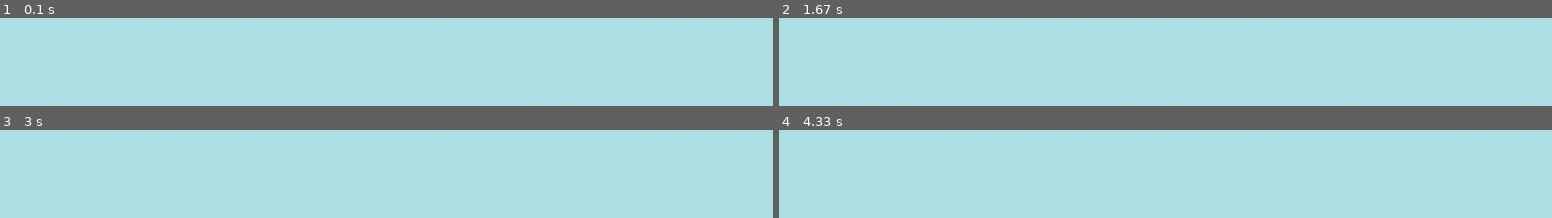
Above: before the commit, frames 1-4 (two rows, left to right).
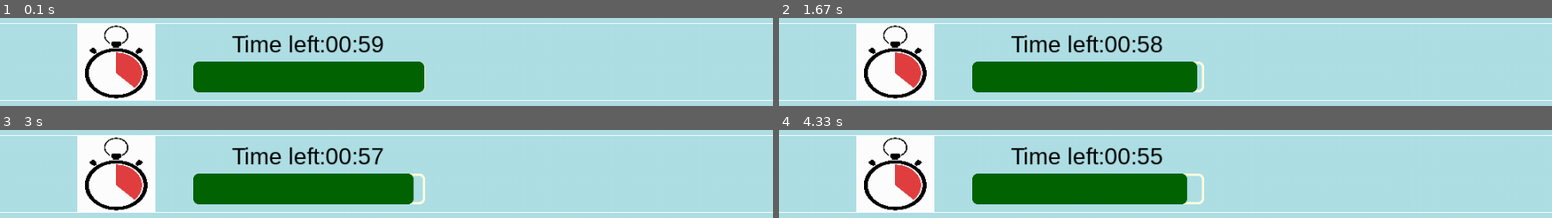
Above: after the commit, the same moments.

Repository: Michal1898/MM_Pygame
Game: pygame game, started from main.py
The game is run twice, just before and just after one commit, with the same random seed, the same clock (stepped at 60 frames per second) and the same inputs.
Inputs:
- Up to frame 1 (0.1 s): no input
- Up to frame 2 (1.67 s): no input
- Up to frame 3 (3 s): no input
- Up to frame 4 (4.33 s): no input

The runs differ from the first frame. In frame 1, 23% of the frame differs, in the area x 0-100%, y 5-95%; in frame 2, 23%; in frame 3, 22%; in frame 4, 22%.

Commit message:
time bar added

Diff:
--- a/main.py
+++ b/main.py
@@ -10,27 +10,80 @@
 attempt = 10  # you have 10 attempts
 value = 8  # value can be 1 , 2, 3, 4, 5, 6, 7
 digit = 5  # 5 digits of secret code
-time = 5  # 5 minutes to break code
+time = 1  # 1 minutes to break code. ONLY FOR TESTS!
 the_game = mm.MasterMind(attempt, value, digit, time)
 
 pygame.init()
 screen_width = 1000
 screen_height = 1000
 
+
+
 screen = pygame.display.set_mode((screen_width, screen_height))
-pygame.display.set_caption('Platformer')
+
+text_font = pygame.font.SysFont("Arial" ,30)
+
+
+pygame.display.set_caption('Master Mind')
 bg_color= 0xb0e0e6
+
+clock_img = pygame.image.load('images/stopwatch2.jpg')
+clock_img = pygame.transform.scale(clock_img, (100, 100))
+
+def draw_text(text, font, text_color, x, y):
+	img = font.render(text, True, text_color)
+	screen.blit(img, (x,y))
+
 run = True
-while run:
-
+while run and the_game.is_running():
 	screen.fill(bg_color)
 
+	time_for_game=the_game.return_time_for_game()
+	#print(time_for_game.total_seconds())
 
+	time_rest=the_game.return_rest_time()
+	#print(time_rest.total_seconds())
+	ratio=time_rest/time_for_game
+
+	time_rest_sec=time_rest.seconds
+	time_rest_h, remainder = divmod(time_rest.seconds, 3600)
+	time_rest_m, time_rest_s = divmod(remainder, 60)
+	if time_rest_h:
+		time_rest_text=f'Time left:{time_rest_h}:{time_rest_m:02d}:{time_rest_sec:02d}'
+	else:
+		time_rest_text = f'Time left:{time_rest_m:02d}:{time_rest_sec:02d}'
+	print(time_rest_text)
+
+	draw_text(time_rest_text, text_font, 0x000000, 300,210)
 
 	for event in pygame.event.get():
 		if event.type == pygame.QUIT:
 			run = False
 
+
+
+	if ratio > 0.90:
+		time_color = 0x006400
+	elif ratio > 0.80:
+		time_color = 0x3cb371
+	elif ratio > 0.60:
+		time_color = 0xadff2f
+	elif ratio > 0.40:
+		time_color = 0xff00ff
+	else:
+		time_color = 0xff4500
+
+	print(ratio, time_color, the_game.check_time_to_left())
+	pygame.draw.line(screen, (255, 255, 255), (100, 200), (100, 300))
+	pygame.draw.line(screen, (255, 255, 255), (200, 200), (200, 300))
+	pygame.draw.line(screen, (255, 255, 255), (0, 200), (screen_width, 200))
+	pygame.draw.line(screen, (255, 255, 255), (0, 300), (screen_width, 300))
+
+	screen.blit(clock_img, (100, 200))
+	pygame.draw.rect(screen, 0xffffe0	, (250, 250, 300, 40), width=3,border_radius=7)
+	pygame.draw.rect(screen, time_color, (250, 250, 300 * ratio, 40), width=0, border_radius=7)
+
+
 	pygame.display.update()
 
 pygame.quit()
--- a/mm_2_5/logic.py
+++ b/mm_2_5/logic.py
@@ -59,9 +59,9 @@
                 error_message = "Count of options out of range!"
             elif digit < self.limits("DIGIT_MIN") or digit > self.limits("DIGIT_MAX"):
                 error_message = "Count of digits out of range!"
-
-            elif time_limit < self.limits("TIME_MIN") or time_limit > self.limits("TIME_MAX"):
-                error_message = "Time limit out of range!"
+            #only for test! Remove, when completed!
+            # elif time_limit < self.limits("TIME_MIN") or time_limit > self.limits("TIME_MAX"):
+            #     error_message = "Time limit out of range!"
         else:
             error_message = "Parameters must be integer!"
 
